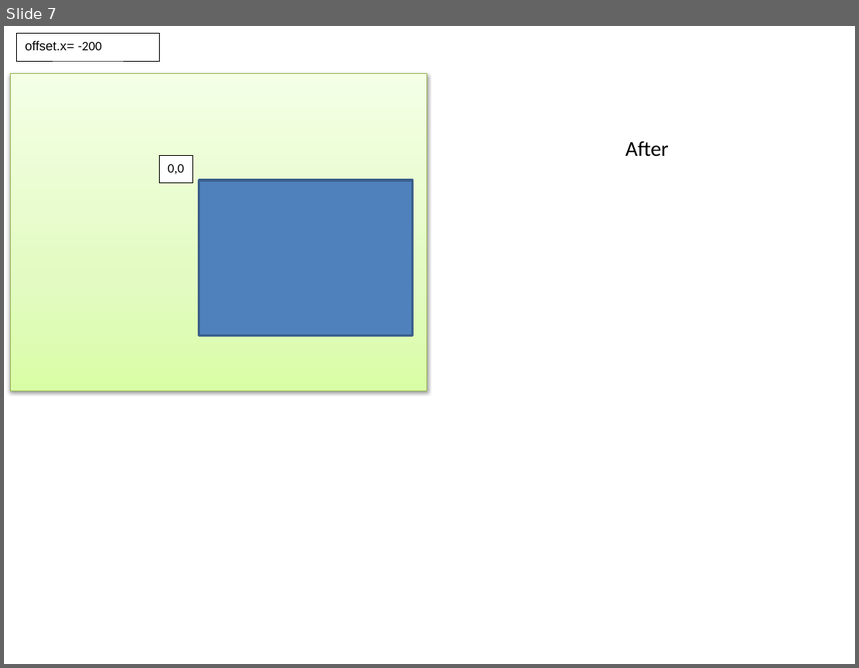
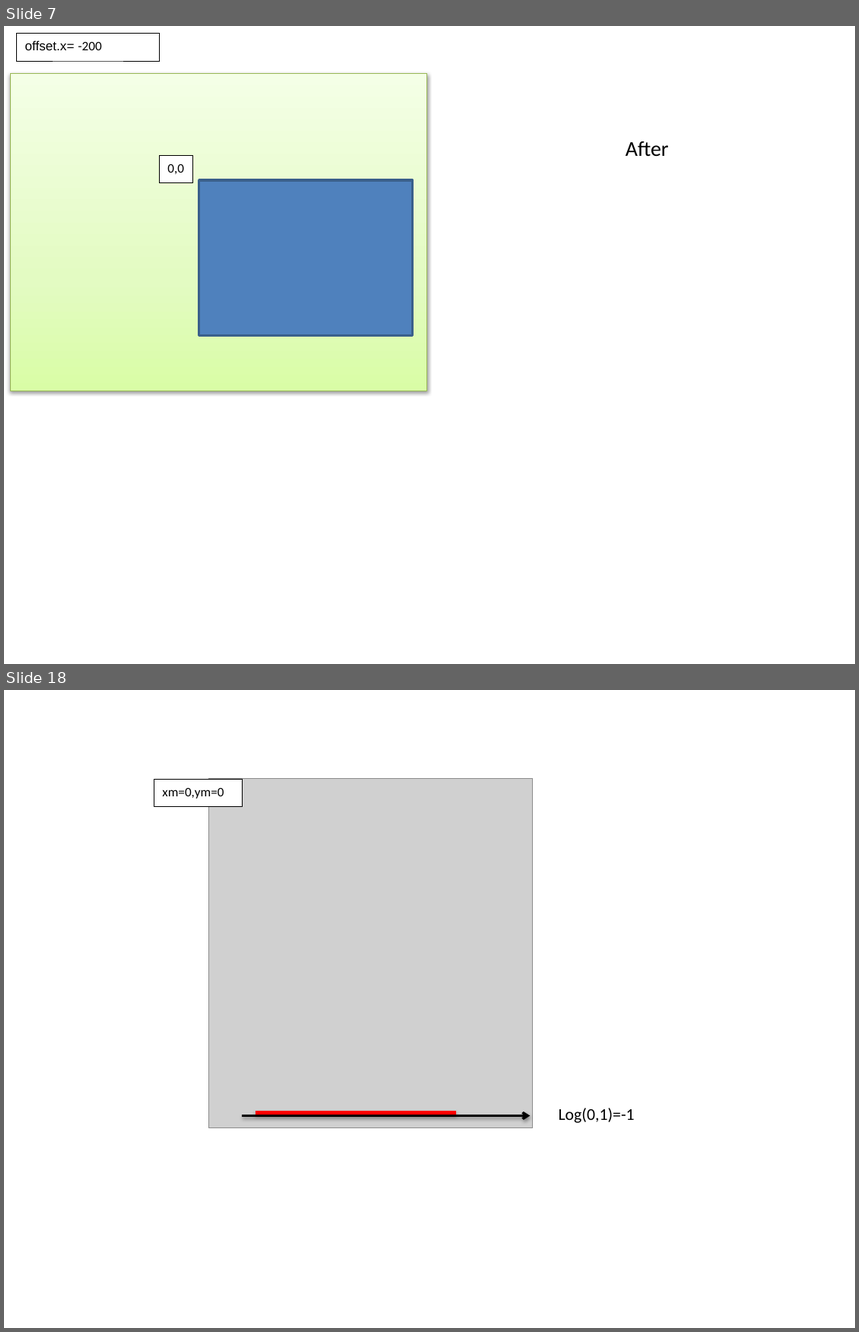
Before and after one commit to ckl67/PAC-Tool, a slide deck: prog_help/pac-tool help draw.pptx. Shown one above the other, each under a label of ours: slide 7 before the commit, slides 7 and 18 after it; the slides between them are not shown. The pictures are 859x668 and 859x1332 pixels, drawn with LibreOffice and Linux fonts; fonts in the diff are those of the drawing; grey boxes stand for pictures. Boxes give left, top, right and bottom in pixels: in the first picture for what was removed or moved away, otherwise in the second. Text is boxed around its words. In the diff, an @@ line names an element or a change of style, - is before the commit and + after.

```diff
--- a/prog_help/pac-tool help draw.pptx
+++ b/prog_help/pac-tool help draw.pptx
@@ slide 18 added at bbox=[4, 690, 855, 1328], background #FFFFFF @@
@@ rectangle added at bbox=[154, 780, 243, 806], fill #FFFFFF, outline #000000 0.5 pt, 11 pt, text #000000 @@
+xm=0,ym=0
@@ picture added at bbox=[209, 778, 533, 1129] @@
@@ arrow added from (243, 1116) to (530, 1116), #000000 2 pt @@
@@ line added from (255, 1113) to (456, 1113), #FF0000 3 pt @@
@@ text added at bbox=[559, 1108, 635, 1123], 14 pt, text #000000 @@
+Log(0,1)=-1
```
Also in this commit, not shown: 5 slides changed, 22 other slides added, 11 slides removed, 14 other files.
